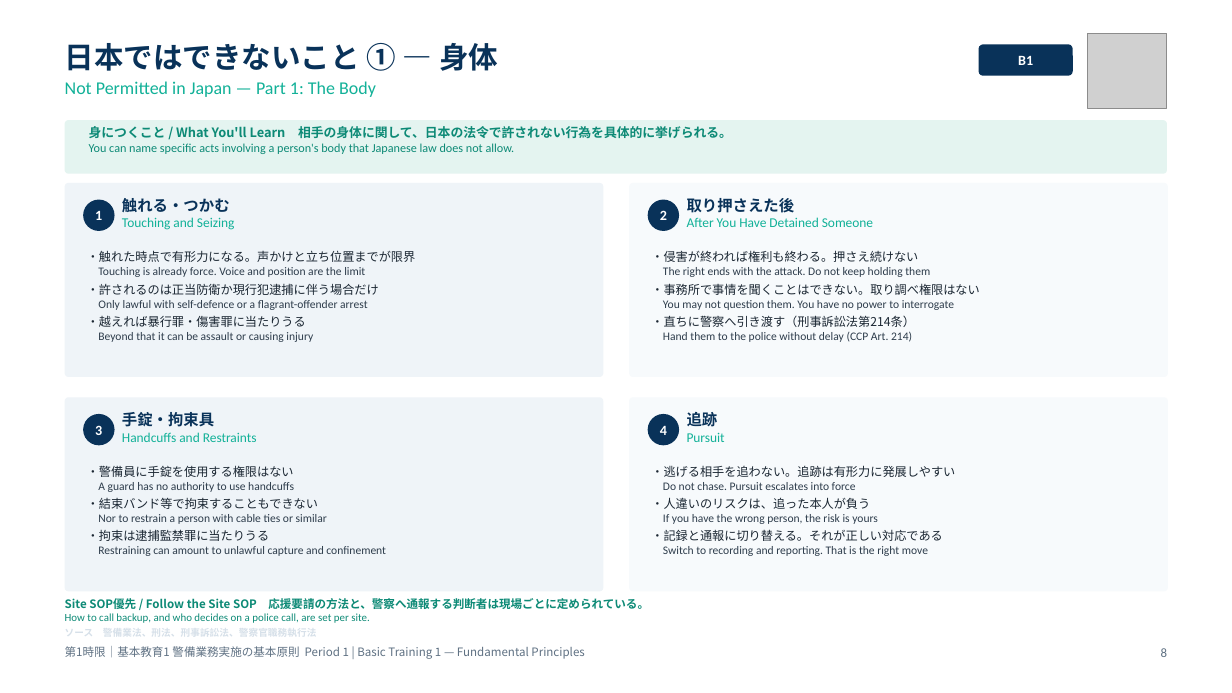
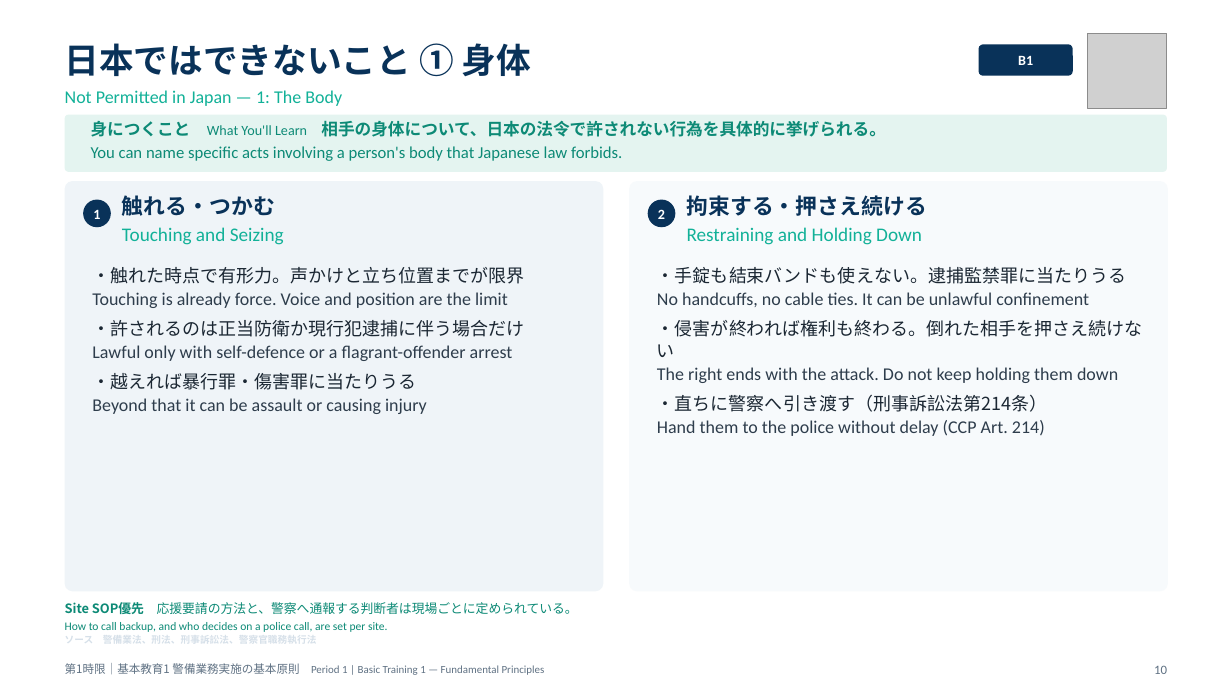
Before and after one commit to hrsmhiroshi-cpu/Training-, a slide deck: slide 10 of 新任講習/out/01_1限_警備業務実施の基本原則.pptx (slide 8 before the commit). Drawn at 1232x693 pixels with LibreOffice and Linux fonts; fonts in the diff are those of the drawing; grey boxes stand for pictures. Boxes give left, top, right and bottom in pixels: in the first picture for what was removed or moved away, otherwise in the second. Text is boxed around its words. In the diff, an @@ line names an element or a change of style, - is before the commit and + after.

```diff
--- a/新任講習/out/01_1限_警備業務実施の基本原則.pptx
+++ b/新任講習/out/01_1限_警備業務実施の基本原則.pptx
@@ text at [65,43,531,106]: text changed @@
-日本ではできないこと ① ― 身体
-Not Permitted in Japan — Part 1: The Body
+日本ではできないこと ① 身体
+Not Permitted in Japan — 1: The Body
@@ rounded rectangle: place and size @@
-rounded rectangle at [65,120,1167,174]
+rounded rectangle at [65,115,1167,172]
@@ text at [91,120,886,137]: text changed; size 9.5 to 13 pt; font Calibri to Noto Sans CJK JP; bold on @@
-身につくこと / What You'll Learn 相手の身体に関して、日本の法令で許されない行為を具体的に挙げられる。
-You can name specific acts involving a person's body that Japanese law does not allow.
+身につくこと What You'll Learn 相手の身体について、日本の法令で許されない行為を具体的に挙げられる。
@@ text added at [91,146,622,161], 13 pt, text #0D8A76 @@
+You can name specific acts involving a person's body that Japanese law forbids.
@@ rounded rectangle: place and size @@
-rounded rectangle at [65,397,604,592]
+rounded rectangle at [65,181,604,592]
@@ rounded rectangle removed at [65,183,604,377] @@
@@ ellipse "1": place and size @@
-ellipse "1" at [83,200,115,231]
+ellipse "1" at [83,200,111,227]
@@ text "触れる・つかむ" at [122,195,284,245]: size 12 to 17 pt in "触れる・つかむ"; size 10.5 to 15 pt in "Touching and Seizing"; more space between paragraphs @@
@@ rounded rectangle: place and size @@
-rounded rectangle at [629,397,1168,592]
+rounded rectangle at [629,181,1168,592]
@@ rounded rectangle removed at [629,183,1168,377] @@
@@ ellipse "2": place and size @@
-ellipse "2" at [648,200,679,231]
+ellipse "2" at [648,200,676,227]
@@ text at [687,195,927,245]: text changed; size 9 to 15 pt; text colour #2E3D4C to #12B198 @@
-・侵害が終われば権利も終わる。押さえ続けない
-The right ends with the attack. Do not keep holding them
-・事務所で事情を聞くことはできない。取り調べ権限はない
-You may not question them. You have no power to interrogate
-・直ちに警察へ引き渡す（刑事訴訟法第214条）
-Hand them to the police without delay (CCP Art. 214)
+拘束する・押さえ続ける
+Restraining and Holding Down
@@ text removed at [687,198,873,227] @@
-取り押さえた後
-After You Have Detained Someone
@@ text at [92,267,524,284]: text changed; size 9.5 to 14 pt @@
-・触れた時点で有形力になる。声かけと立ち位置までが限界
+・触れた時点で有形力。声かけと立ち位置までが限界
@@ text "・触れた時点で有形力。声かけと立ち位置までが限界": place and size @@
-text "・触れた時点で有形力。声かけと立ち位置までが限界" at [87,250,415,342]
+text "・触れた時点で有形力。声かけと立ち位置までが限界" at [92,267,524,414]
@@ text added at [657,267,1143,436], 14 pt, text #2E3D4C @@
+・手錠も結束バンドも使えない。逮捕監禁罪に当たりうる
+No handcuffs, no cable ties. It can be unlawful confinement
+・侵害が終われば権利も終わる。倒れた相手を押さえ続けない
+The right ends with the attack. Do not keep holding them down
+・直ちに警察へ引き渡す（刑事訴訟法第214条）
+Hand them to the police without delay (CCP Art. 214)
@@ text at [92,292,524,414]: size 9 to 14 pt in "Touching is already force. Voice and position ...", "Beyond that it can be assault or ..."; size 9.5 to 14 pt in "・許されるのは正当防衛か現行犯逮捕に伴う場合だけ", "・越えれば暴行罪・傷害罪に当たりうる"; more space between paragraphs @@
@@ text at [92,345,513,361]: text changed; size 9 to 14 pt @@
-Only lawful with self-defence or a flagrant-offender arrest
+Lawful only with self-defence or a flagrant-offender arrest
@@ ellipse removed at [83,414,115,445] @@
-3
@@ ellipse removed at [648,414,679,445] @@
-4
@@ text removed at [687,412,725,442] @@
-追跡
-Pursuit
@@ text removed at [87,465,386,556] @@
-・警備員に手錠を使用する権限はない
-A guard has no authority to use handcuffs
-・結束バンド等で拘束することもできない
-Nor to restrain a person with cable ties or similar
-・拘束は逮捕監禁罪に当たりうる
-Restraining can amount to unlawful capture and confinement
@@ text removed at [651,465,955,556] @@
-・逃げる相手を追わない。追跡は有形力に発展しやすい
-Do not chase. Pursuit escalates into force
-・人違いのリスクは、追った本人が負う
-If you have the wrong person, the risk is yours
-・記録と通報に切り替える。それが正しい対応である
-Switch to recording and reporting. That is the right move
@@ text at [65,602,578,614]: text changed; size 9 to 10 pt; bold off @@
-Site SOP優先 / Follow the Site SOP 応援要請の方法と、警察へ通報する判断者は現場ごとに定められている。
-How to call backup, and who decides on a police call, are set per site.
+Site SOP優先 応援要請の方法と、警察へ通報する判断者は現場ごとに定められている。
@@ text at [65,622,388,632]: text changed; size 10.5 to 9 pt; text colour #12B198 to #0D8A76 @@
-手錠・拘束具
-Handcuffs and Restraints
+How to call backup, and who decides on a police call, are set per site.
@@ text removed at [1161,648,1167,657] @@
-8
@@ text "第1時限｜基本教育1 警備業務実施の基本原則 Period 1 | ...": place and size @@
-text "第1時限｜基本教育1 警備業務実施の基本原則 Period 1 | ..." at [65,646,584,659]
+text "第1時限｜基本教育1 警備業務実施の基本原則 Period 1 | ..." at [65,663,545,675]
@@ text "第1時限｜基本教育1 警備業務実施の基本原則 Period 1 | ..." at [65,663,545,675]: size 9 to 8.5 pt, font Noto Sans CJK JP to Calibri in "Period 1 | Basic Training 1 — ..." @@
@@ text added at [1154,665,1167,674], 10 pt, text #5F7183 @@
+10
```
Also in this commit, not shown: 17 other slides changed, 7 slides added, 2 other files.
